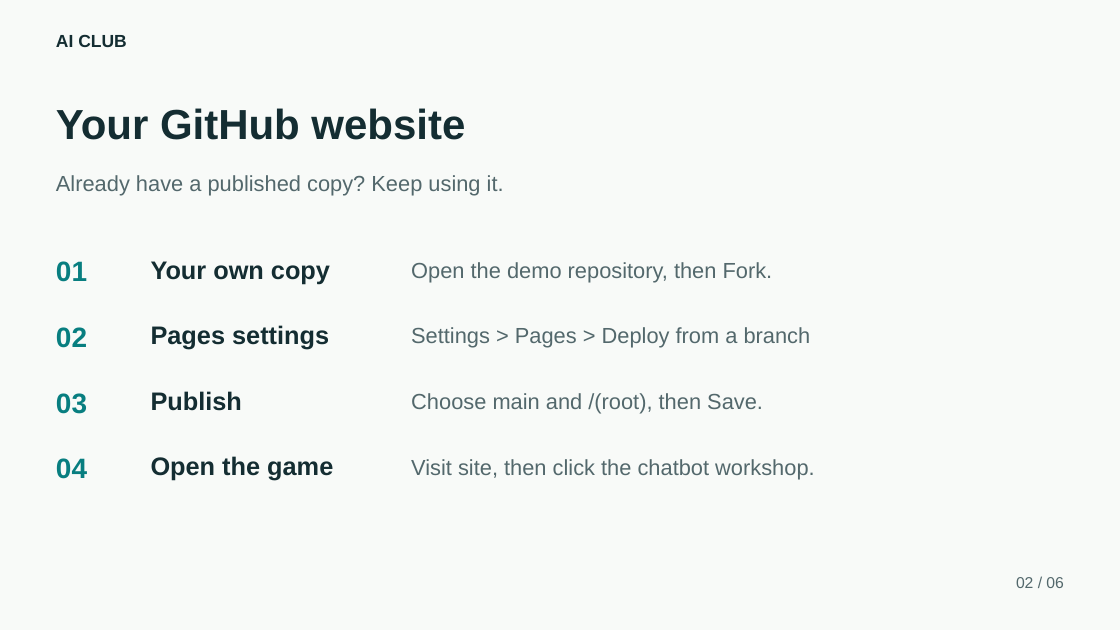
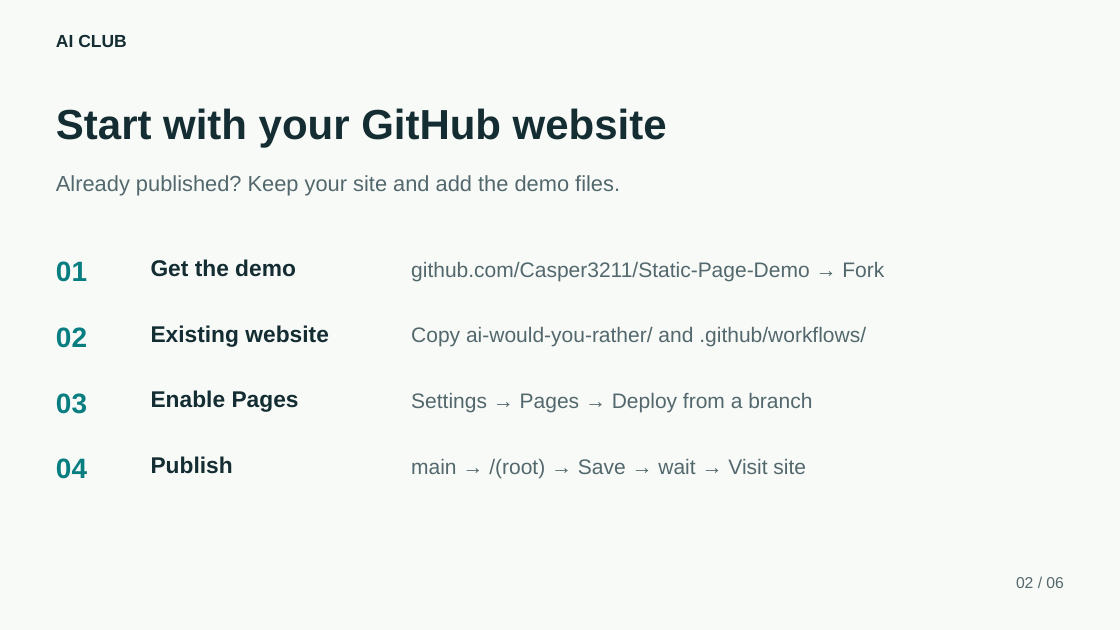
Before and after one commit to Casper3211/Static-Page-Demo, a slide deck: slide 2 of ai-would-you-rather/slides/Would-You-Rather-Workshop.pptx. Drawn at 1120x630 pixels with LibreOffice and Linux fonts; fonts in the diff are those of the drawing. Boxes give left, top, right and bottom in pixels: in the first picture for what was removed or moved away, otherwise in the second. Text is boxed around its words. In the diff, an @@ line names an element or a change of style, - is before the commit and + after.

Commit message:
Teach private OpenRouter API deployment with GitHub Secrets

```diff
--- a/ai-would-you-rather/slides/Would-You-Rather-Workshop.pptx
+++ b/ai-would-you-rather/slides/Would-You-Rather-Workshop.pptx
@@ text at [56,108,667,148]: text changed @@
-Your GitHub website
+Start with your GitHub website
@@ text at [56,175,620,196]: text changed @@
-Already have a published copy? Keep using it.
+Already published? Keep your site and add the demo files.
@@ text at [151,259,296,277]: text changed; size 21.8 to 19.5 pt @@
-Your own copy
+Get the demo
@@ text at [411,262,884,281]: text changed; size 18.8 to 18 pt @@
-Open the demo repository, then Fork.
+github.com/Casper3211/Static-Page-Demo → Fork
@@ text at [151,325,329,347]: text changed; size 21.8 to 19.5 pt @@
-Pages settings
+Existing website
@@ text added at [411,327,866,347], 18 pt, text #53686C @@
+Copy ai-would-you-rather/ and .github/workflows/
@@ text added at [151,390,299,412], 19.5 pt, text #142D32, bold @@
+Enable Pages
@@ text at [411,393,812,413]: text changed; size 18.8 to 18 pt @@
-Settings > Pages > Deploy from a branch
+Settings → Pages → Deploy from a branch
@@ text removed at [411,393,763,414] @@
-Choose main and /(root), then Save.
@@ text "Publish": place and size @@
-text "Publish" at [151,391,242,411]
+text "Publish" at [151,456,233,474]
@@ text "Publish" at [151,456,233,474]: size 21.8 to 19.5 pt @@
@@ text removed at [151,456,333,481] @@
-Open the game
@@ text at [411,459,806,478]: text changed; size 18.8 to 18 pt @@
-Visit site, then click the chatbot workshop.
+main → /(root) → Save → wait → Visit site
```
Also in this commit, not shown: 2 other slides changed, 3 slides added, 3 slides removed, 8 other files.
